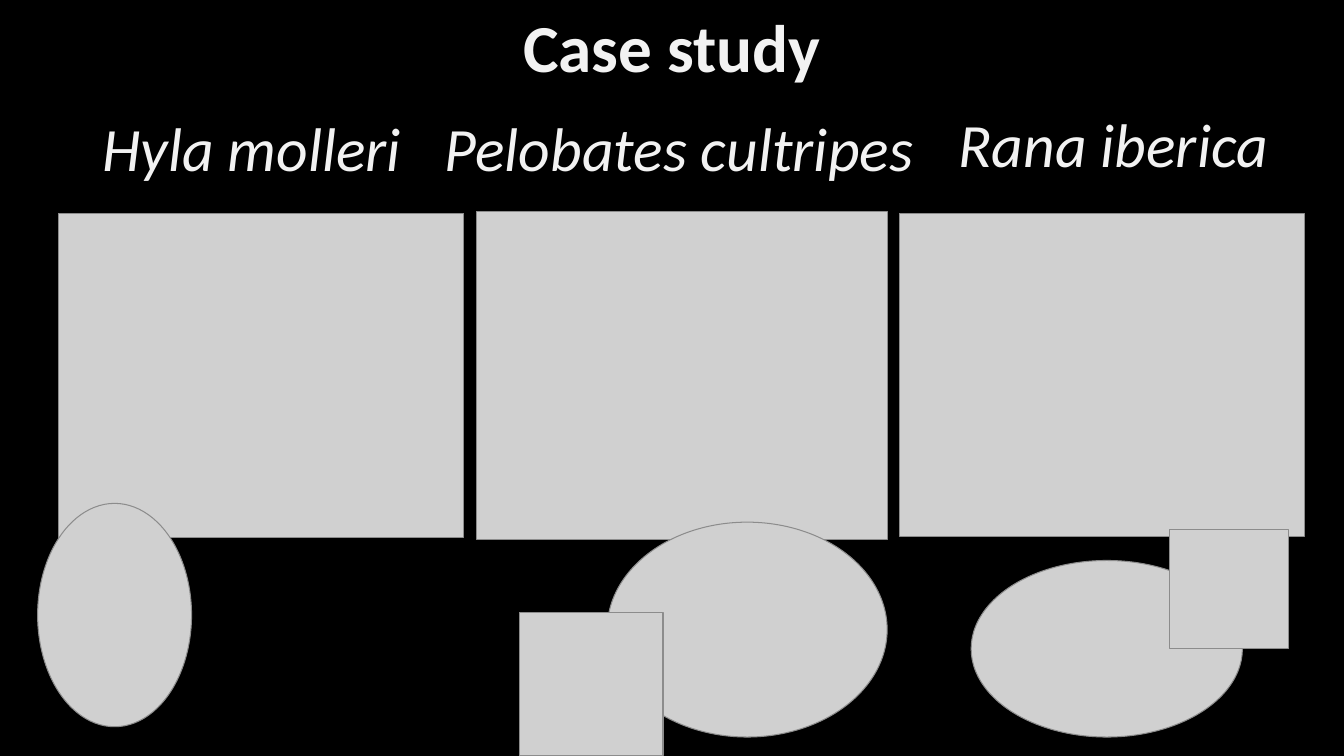
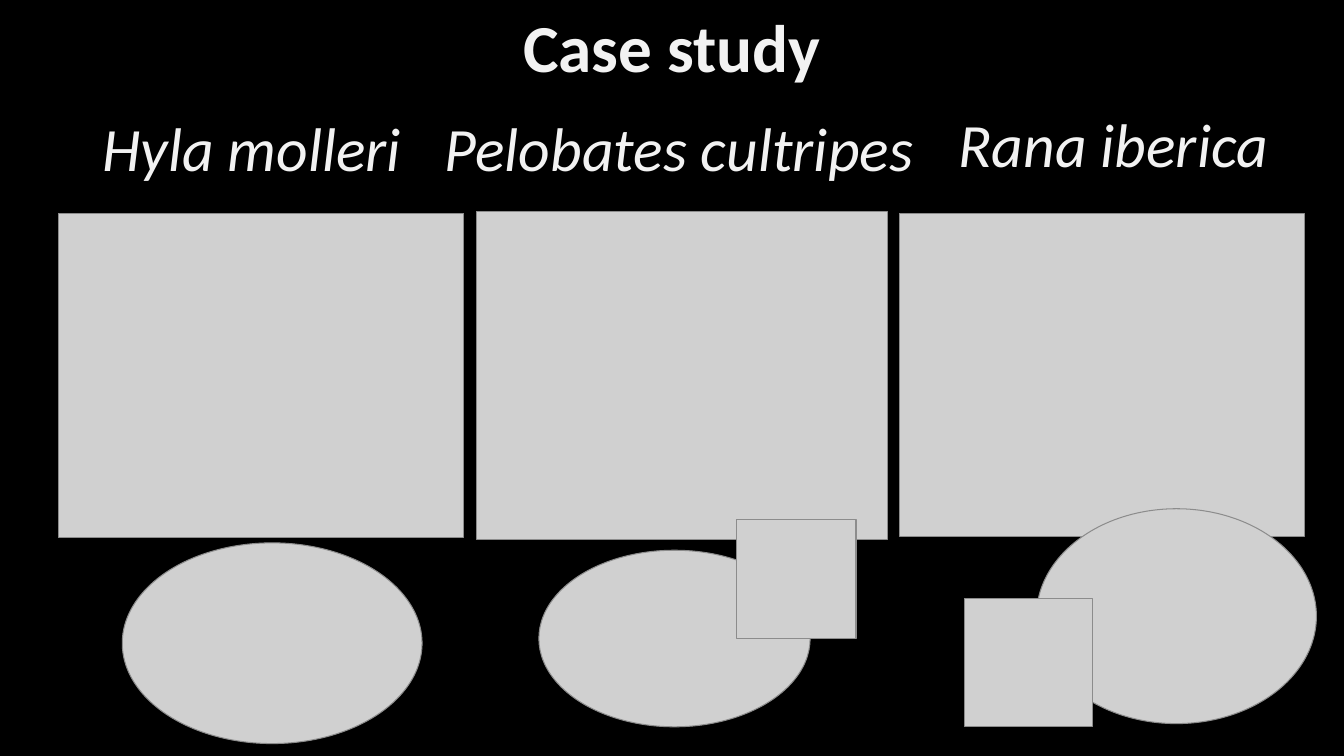
Before and after one commit to jeffreyhanson/abstracts-and-slides, a slide deck: slide 4 of seminars/EEF-presentation-02-08-2019/jeffrey-hanson-eff-slides.pptx (slide 6 before the commit). Drawn at 1344x756 pixels with LibreOffice and Linux fonts; fonts in the diff are those of the drawing; grey boxes stand for pictures. Boxes give left, top, right and bottom in pixels: in the first picture for what was removed or moved away, otherwise in the second. Text is boxed around its words. In the diff, an @@ line names an element or a change of style, - is before the commit and + after.

```diff
--- a/seminars/EEF-presentation-02-08-2019/jeffrey-hanson-eff-slides.pptx
+++ b/seminars/EEF-presentation-02-08-2019/jeffrey-hanson-eff-slides.pptx
@@ picture removed at bbox=[37, 503, 192, 727] @@
@@ picture: place and size @@
-picture at bbox=[607, 522, 887, 737]
+picture at bbox=[1036, 509, 1317, 724]
@@ picture: place and size @@
-picture at bbox=[1170, 529, 1289, 648]
+picture at bbox=[737, 519, 856, 638]
@@ picture added at bbox=[122, 543, 421, 744] @@
@@ picture: place and size @@
-picture at bbox=[971, 561, 1242, 737]
+picture at bbox=[539, 551, 811, 727]
@@ picture: place and size @@
-picture at bbox=[519, 612, 663, 756]
+picture at bbox=[965, 599, 1093, 727]
```
Also in this commit, not shown: 2 other slides changed, 1 slide added.
